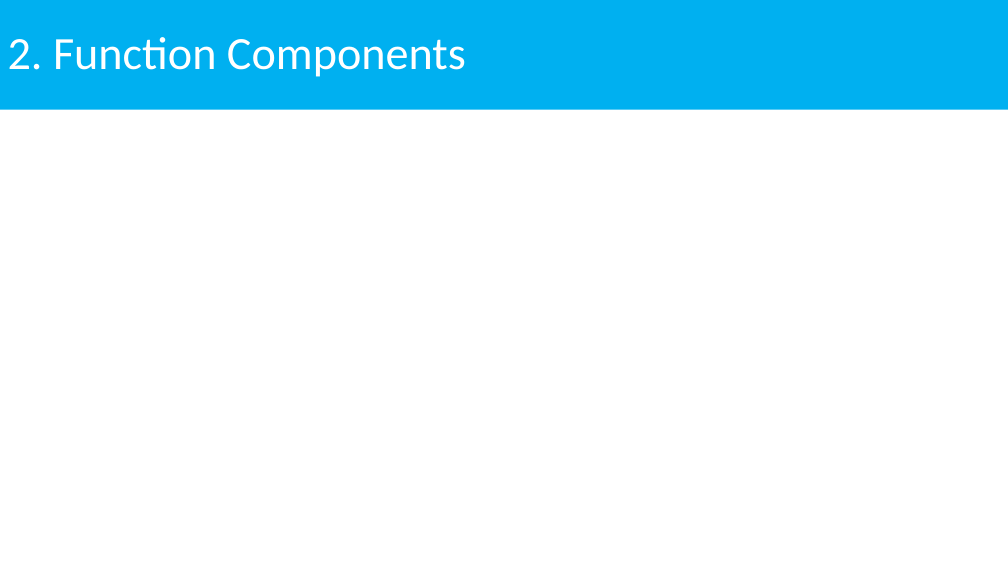
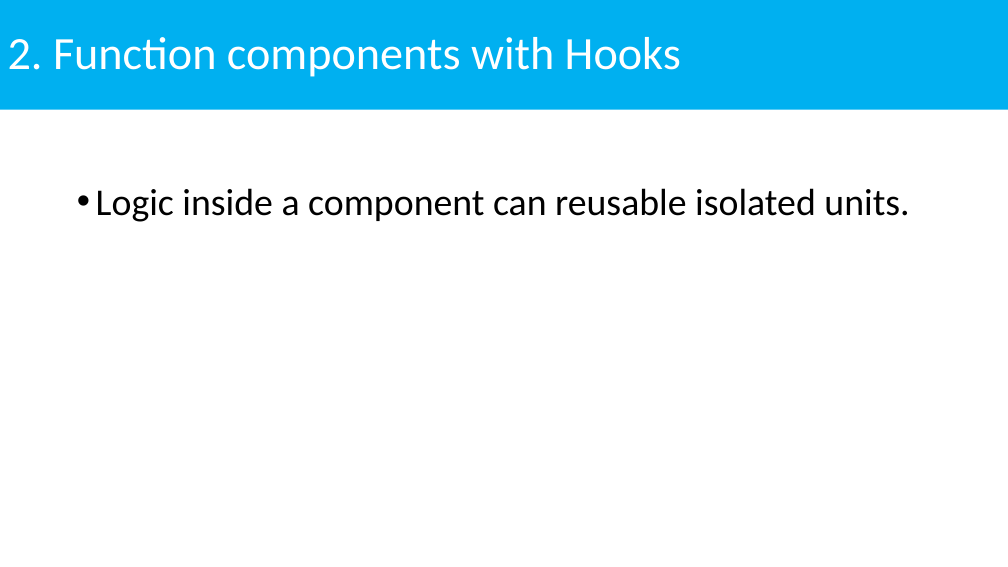
Before and after one commit to NhanHoang8195/react-hook-demo, a slide deck: slide 5 of ReactHooks.pptx. Drawn at 1008x567 pixels with LibreOffice and Linux fonts; fonts in the diff are those of the drawing. Boxes give left, top, right and bottom in pixels: in the first picture for what was removed or moved away, otherwise in the second. Text is boxed around its words. In the diff, an @@ line names an element or a change of style, - is before the commit and + after.

```diff
--- a/ReactHooks.pptx
+++ b/ReactHooks.pptx
@@ title at (8, 37, 681, 77): text changed @@
-2. Function Components
+2. Function components with Hooks
@@ text added at (96, 188, 909, 222), 36 pt, text #000000 @@
+• Logic inside a component can reusable isolated units.
```
Also in this commit, not shown: 1 other slide changed, 7 other files.
